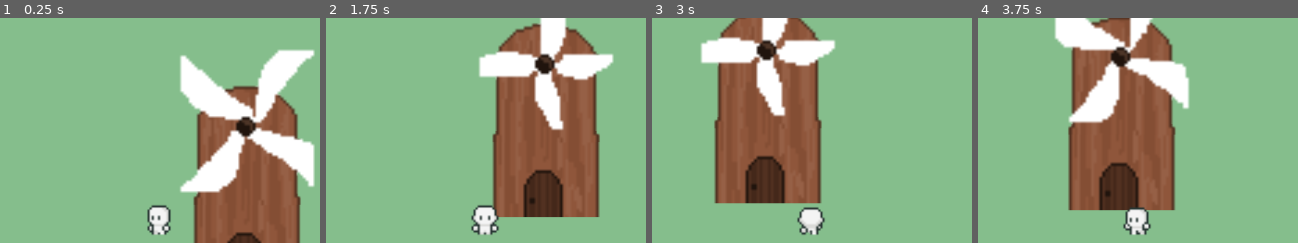
Above: before the commit, frames 1-4 (left to right).
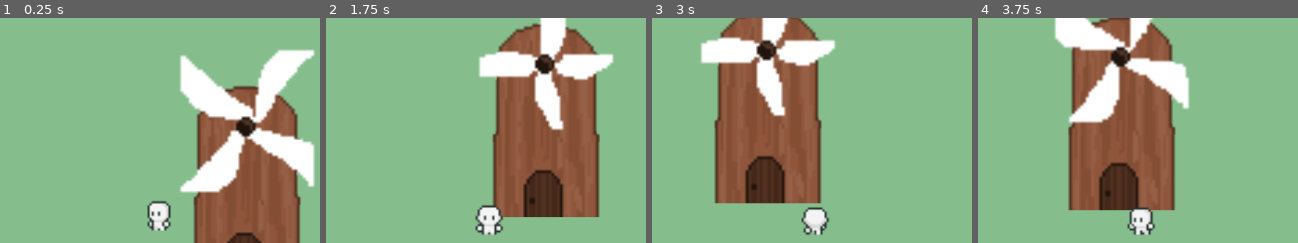
Above: after the commit, the same moments.

Repository: LaClimSx/Back-to-the-roots
Game: Godot game, scene res://Scenes/world.tscn
Same seed, same stepped clock (60 frames per second), same inputs: the game is played once before the commit and once after it.
Inputs (mouse positions are % of the whole screen's width and height, from its top left):
- Up to frame 1 (0.25 s): no input
- Up to frame 2 (1.75 s): move the mouse to (90, 45) at 0.52 s; hold Right (move_right) 0.53-1.28 s; hold Space (Interact) 0.53-1.28 s; move the mouse to (37, 55) at 1.27 s; hold Down (move_down) from 1.28 s (still down); tap Space (Interact) at 1.35 s
- Up to frame 3 (3 s): move the mouse to (75, 28) at 2.02 s; release Down (move_down) at 2.03 s; hold Right (move_right) 2.03-2.78 s; hold Right mouse button (Right_click) 2.03-2.78 s; tap Space (Interact) at 2.3, 2.85 s; move the mouse to (56, 70) at 2.77 s; hold Up (move_up) from 2.78 s (still down)
- Up to frame 4 (3.75 s): move the mouse to (100, 65) at 3.52 s; release Up (move_up) at 3.53 s; hold Left (move_left) from 3.53 s (still down); hold Space (Interact) from 3.53 s (still down)
The pictures show only the part of the screen within x 38-88%, y 5-55%; the shares and areas given below are measured in that part.

The runs differ from the first frame. In frame 1, 0.7% of the frame differs, in the area x 45-54%, y 81-97%; in frame 2, 0.9%, in the area x 45-56%, y 83-97%; in frame 3, 0.7%; in frame 4, 0.8%.

Commit message:
fix: remove annoying mapping

Diff:
--- a/Scenes/player.tscn
+++ b/Scenes/player.tscn
@@ -397,6 +397,8 @@
 sprite_frames = SubResource("SpriteFrames_e7l31")
 animation = &"idle_dos"
 frame_progress = 0.593393
+centered = false
+offset = Vector2(-8, -10)
 
 [node name="CollisionShape2D" type="CollisionShape2D" parent="."]
 position = Vector2(0.5, 0.5)
--- a/Scripts/world.gd
+++ b/Scripts/world.gd
@@ -27,10 +27,10 @@
 		if tile_map.get_cell_atlas_coords(1,tile_map_pos) == Vector2i(4,1) :
 			$Player.inventory.insert(carrot_item)
 	'''
+
 	if Input.is_action_just_pressed("Interact"):
 		var player = $Player
 		var player_tile_pos : Vector2i = tile_map.local_to_map(player.position)
-		print(player_tile_pos)
 		var viewing_tile : Vector2i
 		match player.direction:
 			0:
@@ -42,7 +42,9 @@
 			3:
 				viewing_tile = player_tile_pos + Vector2i(0,1)
 		viewing_tile.clamp(Vector2i.ZERO, tile_map.get_used_rect().size)
+		print(viewing_tile)
 
 		#If clicked tile has grown carrot, add carrot to inventory
 		if tile_map.get_cell_atlas_coords(1,viewing_tile) == Vector2i(4,1) :
 			$Player.inventory.insert(carrot_item)
+			print("Inserted")
--- a/project.godot
+++ b/project.godot
@@ -21,6 +21,17 @@
 
 [input]
 
+ui_accept={
+"deadzone": 0.5,
+"events": [Object(InputEventKey,"resource_local_to_scene":false,"resource_name":"","device":0,"window_id":0,"alt_pressed":false,"shift_pressed":false,"ctrl_pressed":false,"meta_pressed":false,"pressed":false,"keycode":4194309,"physical_keycode":0,"key_label":0,"unicode":0,"location":0,"echo":false,"script":null)
+, Object(InputEventKey,"resource_local_to_scene":false,"resource_name":"","device":0,"window_id":0,"alt_pressed":false,"shift_pressed":false,"ctrl_pressed":false,"meta_pressed":false,"pressed":false,"keycode":4194310,"physical_keycode":0,"key_label":0,"unicode":0,"location":0,"echo":false,"script":null)
+]
+}
+ui_select={
+"deadzone": 0.5,
+"events": [Object(InputEventJoypadButton,"resource_local_to_scene":false,"resource_name":"","device":0,"button_index":3,"pressure":0.0,"pressed":false,"script":null)
+]
+}
 Right_click={
 "deadzone": 0.5,
 "events": [Object(InputEventMouseButton,"resource_local_to_scene":false,"resource_name":"","device":-1,"window_id":0,"a …(253 unchanged characters)…
Not shown: 1 places in Scenes/world.tscn that only renumber resources
